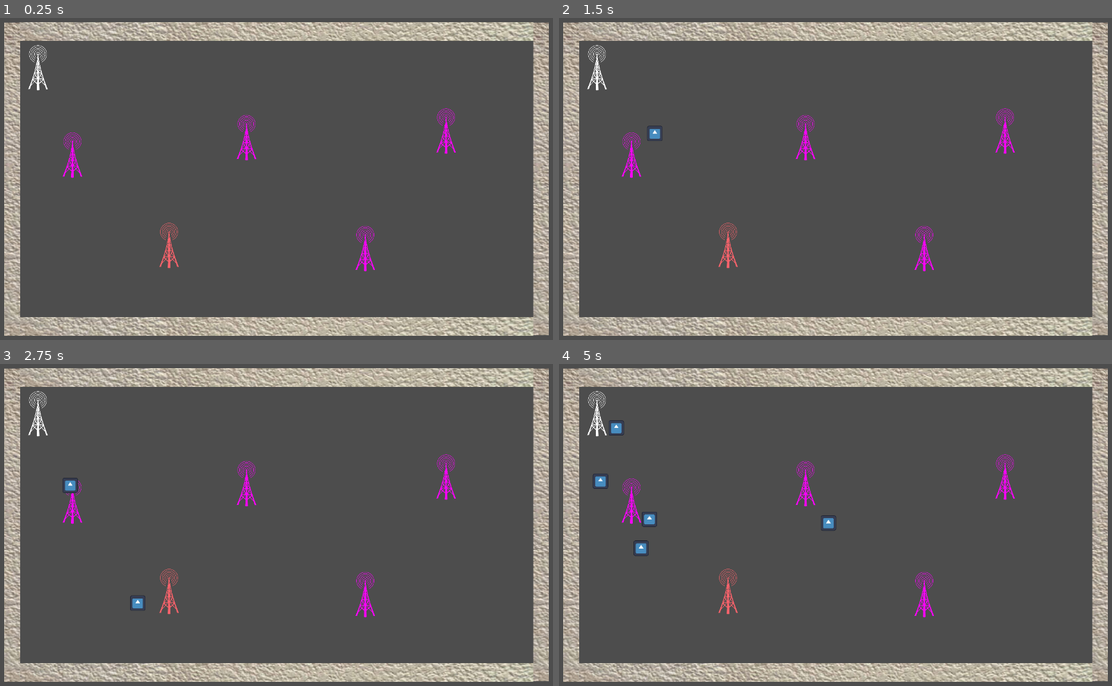
Above: before the commit, frames 1-4 (two rows, left to right).
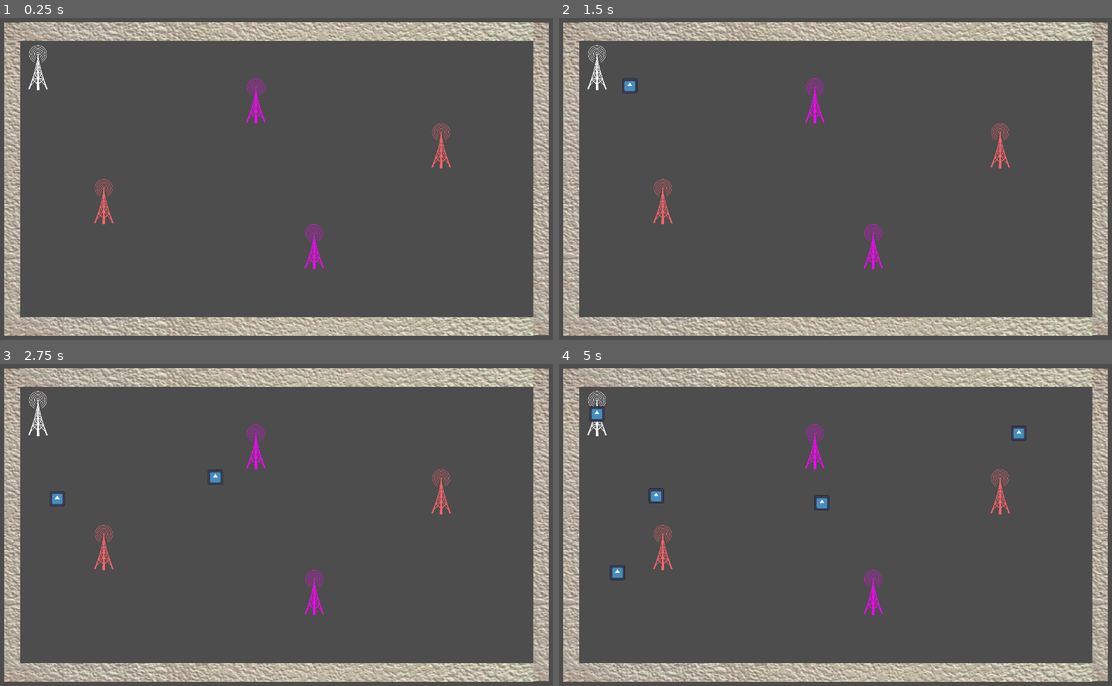
Above: after the commit, the same moments.

Repository: ryupold/ld59
Game: Godot game, scene res://scenes/test_sender.tscn
The game is run twice, just before and just after one commit, with the same random seed, the same clock (stepped at 60 frames per second) and the same inputs. The engine's default icon, where the game draws it, is replaced by a stand-in: a white triangle on a blue panel in a dark square.
Inputs:
- Up to frame 1 (0.25 s): no input
- Up to frame 2 (1.5 s): tap Enter at 0.5 s
- Up to frame 3 (2.75 s): no input
- Up to frame 4 (5 s): no input

The runs differ from the first frame. In frame 1, 1.6% of the frame differs, in the area x 11-83%, y 18-79%; in frame 2, 1.7%; in frame 3, 1.8%; in frame 4, 2.4%, in the area x 5-85%, y 13-79%.

Commit message:
use signals programmatically

Diff:
--- a/ld59-game/entities/packet/packet.gd
+++ b/ld59-game/entities/packet/packet.gd
@@ -10,15 +10,9 @@
 
 func _ready():
 	body_entered.connect(onCollision)
-	pass
-
-#func _physics_process(delta):
-	#var x := move_and_collide(Vector2(0,0))
-	#if x:
-		#print(x.get_position())
 
 func onCollision(body: Node2D):
 	ttl -= 1
 	if ttl <= 0:
-		GameState.packetsLost += 1
+		GameState.onPacketLost.emit()
 		queue_free()
--- a/ld59-game/entities/sender/sender.gd
+++ b/ld59-game/entities/sender/sender.gd
@@ -3,9 +3,14 @@
 @export var packetScene: PackedScene = preload("res://entities/packet/packet.tscn")
 @export var packetParent: Node2D
 @export var spawnDistance: float
+@export var spawnInterval: float = 1.0
 
-func _on_packet_creation_timer_timeout():
+func _ready():
+	$PacketCreationTimer.wait_time = spawnInterval
+	$PacketCreationTimer.timeout.connect(createPacket)
+
+func createPacket():
 	var packet : Packet = packetScene.instantiate()
-	packet.global_position = global_position + spawnDistance * Vector2.from_angle(randf() * 2 * PI)
-	packet.apply_impulse((packet.global_position - global_position).normalized() * 1000)
+	packet.global_position = global_position
+	packet.apply_impulse(Vector2.from_angle(randf_range(0, PI)) * 1000)
 	packetParent.add_child(packet)
--- a/ld59-game/entities/sender/sender.tscn
+++ b/ld59-game/entities/sender/sender.tscn
@@ -11,5 +11,3 @@
 
 [node name="PacketCreationTimer" type="Timer" parent="." unique_id=1597540509]
 autostart = true
-
-[connection signal="timeout" from="PacketCreationTimer" to="." method="_on_packet_creation_timer_timeout"]
--- a/ld59-game/game_state.gd
+++ b/ld59-game/game_state.gd
@@ -1,3 +1,11 @@
 extends Node
 
-var packetsLost: int
+var _packetsLost: int
+
+signal onPacketLost()
+
+func _ready():
+	onPacketLost.connect(increasePacketLossCounter)
+
+func increasePacketLossCounter():
+	_packetsLost += 1
--- a/ld59-game/scenes/test_sender.tscn
+++ b/ld59-game/scenes/test_sender.tscn
@@ -86,16 +86,13 @@
 zoom = Vector2(0.275, 0.275)
 
 [node name="AntiGravityTower" parent="." unique_id=2014474127 instance=ExtResource("4_kr4f8")]
-position = Vector2(1374, 1891)
+position = Vector2(828, 1524)
 
 [node name="GravityTower" parent="." unique_id=1233834996 instance=ExtResource("3_awagt")]
-position = Vector2(566, 1133)
+position = Vector2(2588, 1901)
 
-[node name="GravityTower" parent="GravityTower" unique_id=1194277531 instance=ExtResource("3_awagt")]
-position = Vector2(1456, -147)
+[node name="AntiGravityTower2" parent="." unique_id=742290115 instance=ExtResource("4_kr4f8")]
+position = Vector2(3650, 1056)
 
-[node name="GravityTower" parent="GravityTower/GravityTower" unique_id=1259367884 instance=ExtResource("3_awagt")]
-position = Vector2(1669, -54)
-
-[node name="GravityTower" parent="GravityTower/GravityTower/GravityTower" unique_id=1743565665 instance=ExtResource("3_awagt")]
-position = Vector2(-676, 984)
+[node name="GravityTower2" parent="." unique_id=910219765 instance=ExtResource("3_awagt")]
+position = Vector2(2100, 679)
